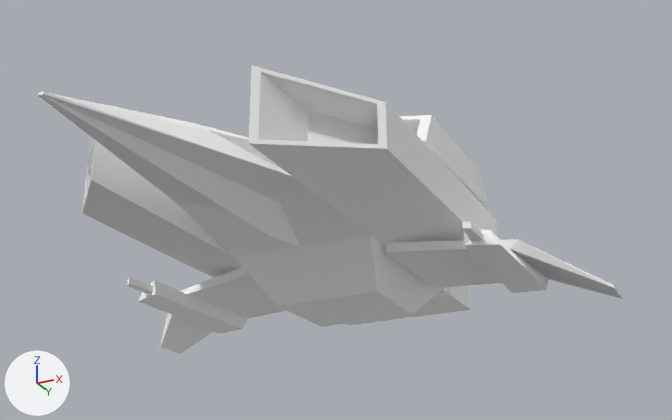
The Blender file pilot_low.blend as it was, and as the next commit left it.
Rendered twice from a 50 mm camera at (5.53, -11.04, -4.58) aimed at (0.55, -1.07, -0.1). The axes (+X, +Y, +Z) are drawn at lower left. The lights are the same throughout.
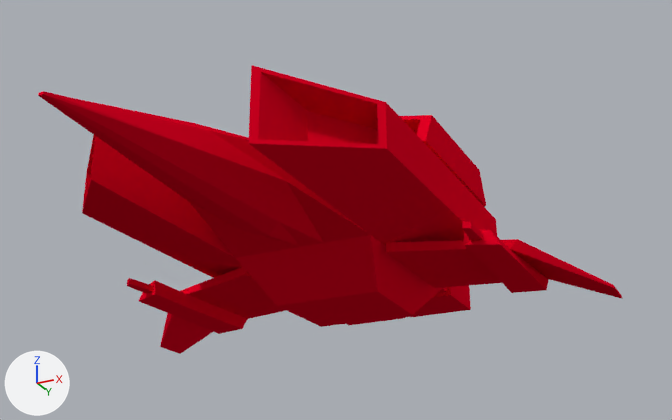
What differs and where, as boxes (x1, y1, x2, y2) in the pictures (672 x 420 px; the box of a moved part takes in the faces that stretch with it):
'Cube', recoloured, reshaped (white to red)
    both: (38, 65, 622, 354)
part 1 of me_cube, moved or reshaped
    both: (38, 91, 370, 258)

Edits to the bpy script that builds the scene:
```text
Add mat_material_002:
    mat_material_002 = diffuse_material('Material.002')
    mat_material_002.base_color = (0.8, 0.0, 0.018)  # red #e70024
Change me_cube:
    where me_cube.from_pydata(...)  # 310 vertices, 308 faces; spans x -3.58..3.58, y -5.75..2.72, z -1.03..1.55
    used by ob_cube; location = (0.0, 0.0, 0.0)
    remove me_cube.materials.append(mat_material)  # white #ffffff
    me_cube part 1
    me_cube.vertices[21].co: (0.83, -2.58, -0.31) -> (0.67, -2.58, -0.31)  # not seen -> pixel (286, 180)
    me_cube.vertices[97].co: (0.28, -2.06, -0.31) -> (0.28, -2.06, -0.56)  # pixel (279, 202) -> pixel (278, 221)
    me_cube.vertices[176].co: (-0.83, -2.58, -0.31) -> (-0.67, -2.58, -0.31)  # pixel (177, 203) -> pixel (188, 201)
    me_cube.vertices[263].co: (-0.28, -2.06, -0.31) -> (-0.28, -2.06, -0.56)  # not seen -> pixel (238, 229)
    add me_cube.materials.append(mat_material_002)  # red #e70024
```
